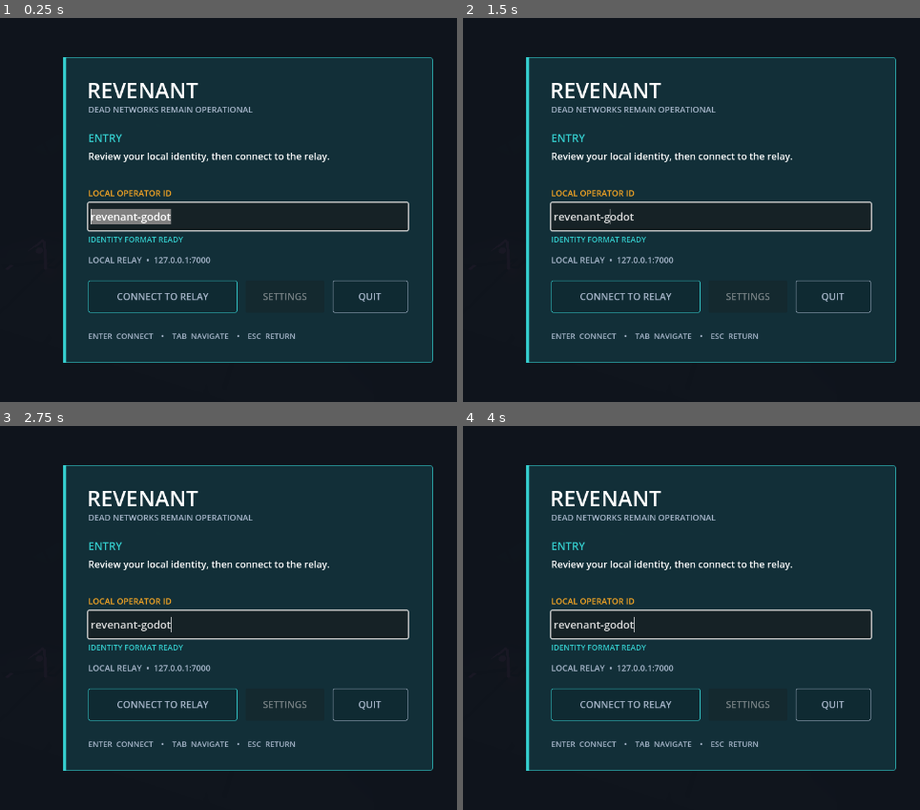
Above: before the commit, frames 1-4 (two rows, left to right).
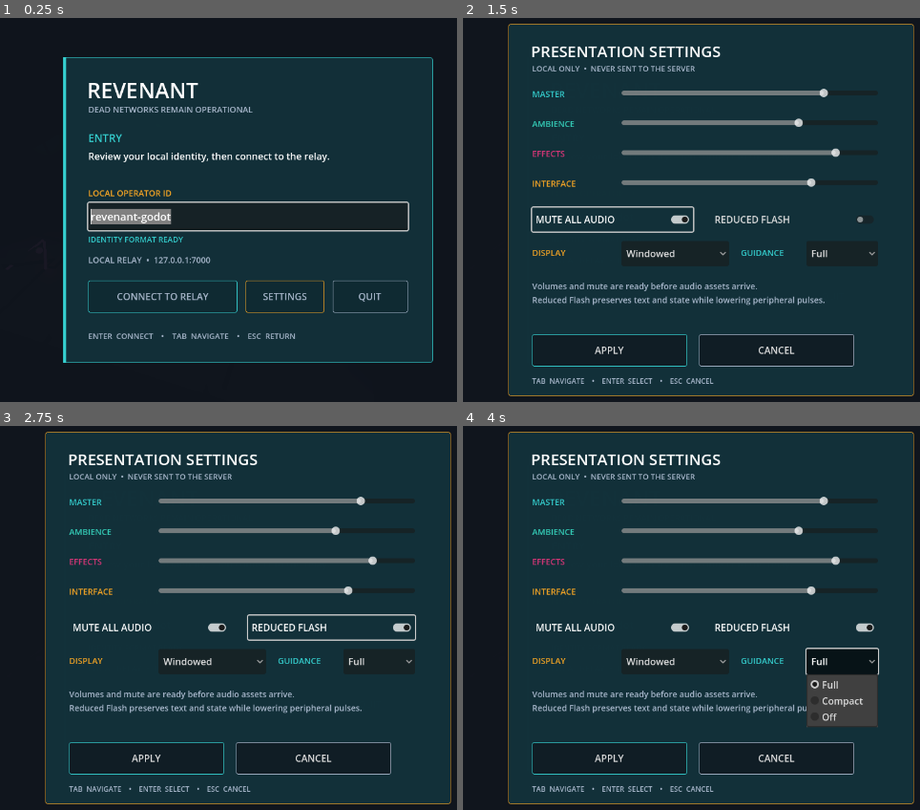
Above: after the commit, the same moments.

Repository: iangama/revenant
Game: Godot game, scene res://main.tscn
Two runs of this game, one before a commit and one after it. Both use one fixed random seed, a clock stepped at 60 frames per second and the inputs below.
Inputs (mouse positions are in pixels of both pictures, inside the frame that each line leads up to):
- Up to frame 1 (0.25 s): no input
- Up to frame 2 (1.5 s): click (746, 298) at 0.5 s, where only the run after the commit has a clickable "SETTINGS"; click (613, 217) at 1.25 s, where only the run after the commit has a clickable "MUTE ALL AUDIO"
- Up to frame 3 (2.75 s): click (333, 625) at 2 s, where only the run after the commit has a clickable "REDUCED FLASH"
- Up to frame 4 (4 s): click (673, 660) at 2.75 s, where only the run after the commit has a clickable "Windowed"; click (842, 660) at 3.5 s, where only the run after the commit has a clickable "Full"

The runs differ from the first frame. In frame 1, 0.2% of the frame differs, in the area x 53-71%, y 68-77%; in frame 2, 32%; in frame 3, 32%; in frame 4, 35%, in the area x 9-99%, y 1-99%.

Commit message:
feat(client): add M22 local presentation settings

Diff:
--- a/client/game/main.gd
+++ b/client/game/main.gd
@@ -12,6 +12,8 @@
 const OPERATOR_HUD_SCENE := preload("res://presentation/hud/operator_hud.tscn")
 const PRESENTATION_POLISH_SCENE := preload("res://presentation/polish/presentation_polish.tscn")
 const ENTRY_SHELL_SCENE := preload("res://presentation/entry/entry_shell.tscn")
+const SETTINGS_PANEL_SCENE := preload("res://presentation/settings/settings_panel.tscn")
+const SETTINGS_STORE := preload("res://presentation/settings/settings_store.gd")
 const M21_CAPTURE_FILENAMES := [
 	"01-relay-hub-overview.png",
 	"02-enemy-telegraphs.png",
@@ -64,11 +66,16 @@
 var _hud_canvas: CanvasLayer
 var _entry_shell: Control
 var _connection_started := false
+var _settings_store: RefCounted
+var _settings := {}
+var _settings_panel: Control
+var _guidance_mode := "Full"
 
 
 func _ready() -> void:
 	_build_playable_scene()
 	_build_entry_shell()
+	_build_settings()
 	if OS.get_environment("REVENANT_VALIDATE_SLICE") == "1":
 		call_deferred("_validate_playable_slice")
 		return
@@ -77,6 +84,13 @@
 
 
 func _input(event: InputEvent) -> void:
+	if event is InputEventKey and event.pressed and not event.echo and event.keycode == KEY_ESCAPE:
+		if _settings_panel != null and _settings_panel.visible:
+			return
+		if _entry_shell != null and not _entry_shell.visible:
+			_open_settings(null)
+			get_viewport().set_input_as_handled()
+			return
 	if event is InputEventKey and event.pressed and not event.echo:
 		if event.physical_keycode in [KEY_W, KEY_A, KEY_S, KEY_D, KEY_UP, KEY_DOWN, KEY_LEFT, KEY_RIGHT]:
 			_append_input_log("KEY %s detected" % event.as_text_physical_keycode())
@@ -788,6 +802,39 @@
 	canvas.add_child(_entry_shell)
 	_entry_shell.call("configure_endpoint", _connection_host(), _connection_port())
 	_entry_shell.connect("connect_requested", _begin_connection)
+	_entry_shell.connect("settings_requested", _open_settings)
+
+
+func _build_settings() -> void:
+	_settings_store = SETTINGS_STORE.new()
+	_settings = _settings_store.call("load_settings")
+	_apply_settings(_settings, false)
+	var canvas := CanvasLayer.new()
+	canvas.name = "Settings"
+	canvas.layer = 20
+	add_child(canvas)
+	_settings_panel = SETTINGS_PANEL_SCENE.instantiate()
+	canvas.add_child(_settings_panel)
+	_settings_panel.connect("settings_applied", _on_settings_applied)
+
+
+func _open_settings(focus_source: Control) -> void:
+	_settings_panel.call("open", _settings, focus_source)
+
+
+func _on_settings_applied(settings: Dictionary) -> void:
+	_apply_settings(settings, true)
+
+
+func _apply_settings(settings: Dictionary, persist: bool) -> void:
+	_settings = _settings_store.call("apply", settings)
+	_guidance_mode = _settings.get("guidance_mode", "Full")
+	if _presentation_polish != null:
+		_presentation_polish.call("set_reduced_flash", _settings.get("reduced_flash", false))
+	if persist:
+		var save_error: Error = _settings_store.call("save_settings", _settings)
+		if save_error != OK:
+			push_warning("Revenant settings could not be saved: %s" % error_string(save_error))
 
 
 func _hud_label(parent: Node, position: Vector2, size: int, color: Color, text: String) -> Label:
@@ -910,7 +957,12 @@
 
 
 func _set_guidance(title: String, instructions: String) -> void:
-	_guidance_label.text = "%s\n\n%s" % [title, instructions]
+	if _guidance_mode == "Compact":
+		_guidance_label.text = title
+	elif _guidance_mode == "Off":
+		_guidance_label.text = title if title in ["WHAT HAPPENED?", "MISSION COMPLETE"] else "GUIDANCE OFF"
+	else:
+		_guidance_label.text = "%s\n\n%s" % [title, instructions]
 
 
 func _append_input_log(message: String) -> void:
@@ -957,8 +1009,100 @@
 		_fail("M22 entry shell does not provide a keyboard-reachable retry state")
 		get_tree().quit(1)
 		return
+	var sanitized_settings: Dictionary = _settings_store.call("sanitize", {
+		"master_volume": 4.0,
+		"ambience_volume": -2.0,
+		"effects_volume": "invalid",
+		"interface_volume": 0.35,
+		"muted": "invalid",
+		"display_mode": "Borderless",
+		"reduced_flash": true,
+		"guidance_mode": "Unknown",
+	})
+	if (
+		sanitized_settings.get("master_volume") != 1.0
+		or sanitized_settings.get("ambience_volume") != 0.0
+		or sanitized_settings.get("effects_volume") != 0.85
+		or sanitized_settings.get("interface_volume") != 0.35
+		or sanitized_settings.get("muted") != false
+		or sanitized_settings.get("display_mode") != "Windowed"
+		or sanitized_settings.get("reduced_flash") != true
+		or sanitized_settings.get("guidance_mode") != "Full"
+	):
+		_fail("M22 settings do not recover deterministic safe defaults")
+		get_tree().quit(1)
+		return
+	var validation_settings_path := "user://m22-settings-validation.cfg"
+	var persisted_candidate := sanitized_settings.duplicate(true)
+	persisted_candidate["guidance_mode"] = "Off"
+	if _settings_store.call("save_settings", persisted_candidate, validation_settings_path) != OK:
+		_fail("M22 settings cannot persist local validated values")
+		get_tree().quit(1)
+		return
+	var persisted_settings: Dictionary = _settings_store.call("load_settings", validation_settings_path)
+	DirAccess.remove_absolute(ProjectSettings.globalize_path(validation_settings_path))
+	if persisted_settings.get("guidance_mode") != "Off" or persisted_settings.get("master_volume") != 1.0:
+		_fail("M22 settings persistence does not round-trip validated values")
+		get_tree().quit(1)
+		return
+	var settings_focus_source: Control = _entry_shell.call("settings_focus_source")
+	_open_settings(settings_focus_source)
+	var settings_capture_path := OS.get_environment("REVENANT_CAPTURE_M22_SETTINGS")
+	if not settings_capture_path.is_empty():
+		await get_tree().process_frame
+		await get_tree().process_frame
+		var settings_capture_error := await _save_review_capture(settings_capture_path)
+		if settings_capture_error != OK:
+			_fail("M22 settings validation capture could not be saved")
+			get_tree().quit(1)
+			return
+	var settings_state: Dictionary = _settings_panel.call("presentation_state")
+	if (
+		not settings_state.get("visible", false)
+		or settings_state.get("slider_count", 0) != 4
+		or not settings_state.get("has_mute", false)
+		or not settings_state.get("has_reduced_flash", false)
+		or settings_state.get("display_options", 0) != 2
+		or settings_state.get("guidance_options", 0) != 3
+		or not settings_state.get("mouse_captured", false)
+		or settings_state.get("focus_owner") != "Apply"
+	):
+		_fail("M22 settings panel is incomplete or not keyboard reachable")
+		get_tree().quit(1)
+		return
+	_settings_panel.call("close_panel")
+	entry_state = _entry_shell.call("presentation_state")
+	if entry_state.get("focus_owner") != "Settings":
+		_fail("M22 settings do not restore focus to their invoking control")
+		get_tree().quit(1)
+		return
 	_entry_shell.call("dismiss")
 	_hud_canvas.visible = true
+	_apply_settings({
+		"master_volume": 0.6,
+		"ambience_volume": 0.5,
+		"effects_volume": 0.7,
+		"interface_volume": 0.4,
+		"muted": true,
+		"display_mode": "Windowed",
+		"reduced_flash": true,
+		"guidance_mode": "Compact",
+	}, false)
+	var audio_state: Dictionary = _settings_store.call("audio_state")
+	var buses: Dictionary = audio_state.get("buses", {})
+	if (
+		not buses.get("Master", {}).get("present", false)
+		or not buses.get("Master", {}).get("muted", false)
+		or not buses.get("Ambience", {}).get("present", false)
+		or not buses.get("Effects", {}).get("present", false)
+		or not buses.get("Interface", {}).get("present", false)
+		or _guidance_mode != "Compact"
+		or not _presentation_polish.call("presentation_state").get("reduced_flash", false)
+	):
+		_fail("M22 local settings do not apply bounded buses and accessibility state")
+		get_tree().quit(1)
+		return
+	_apply_settings(_settings_store.call("defaults"), false)
 	var required_actions := ["move_forward", "move_back", "move_left", "move_right", "attack"]
 	for action in required_actions:
 		if not InputMap.has_action(action):
@@ -1195,6 +1339,7 @@
 	print("M21 presentation polish validated: consistent confirmed feedback and bounded scene budgets are ready")
 	print("M21 presentation captures validated: reproducible overview, telegraph and combat shots are ready")
 	print("M22 entry shell validated: explicit connection, safe identity, focus and retry states are ready")
+	print("M22 settings validated: local persistence, buses, display, guidance and reduced flash are ready")
 	get_tree().quit(0)
 
 
--- a/client/game/presentation/entry/entry_shell.gd
+++ b/client/game/presentation/entry/entry_shell.gd
@@ -1,6 +1,7 @@
 extends Control
 
 signal connect_requested(username: String)
+signal settings_requested(focus_source: Control)
 
 const GRAPHITE := Color("10151d")
 const BLUE_PETROL := Color("12313a")
@@ -90,6 +91,10 @@
 	}
 
 
+func settings_focus_source() -> Control:
+	return _settings_button
+
+
 func _build_shell() -> void:
 	var backdrop := ColorRect.new()
 	backdrop.name = "Backdrop"
@@ -143,8 +148,7 @@
 	_connect_button = _make_button("CONNECT TO RELAY", "Connect", Vector2(42, 374), Vector2(250, 54), CYAN)
 	_connect_button.pressed.connect(_request_connection)
 	_settings_button = _make_button("SETTINGS", "Settings", Vector2(306, 374), Vector2(132, 54), AMBER)
-	_settings_button.disabled = true
-	_settings_button.tooltip_text = "Settings arrive in M22 Block 3."
+	_settings_button.pressed.connect(_request_settings)
 	_quit_button = _make_button("QUIT", "Quit", Vector2(452, 374), Vector2(126, 54), NEUTRAL)
 	_quit_button.pressed.connect(get_tree().quit)
 
@@ -224,3 +228,7 @@
 		_validate_username()
 		return
 	connect_requested.emit(_username.text)
+
+
+func _request_settings() -> void:
+	settings_requested.emit(_settings_button)
--- a/client/game/presentation/polish/presentation_polish.gd
+++ b/client/game/presentation/polish/presentation_polish.gd
@@ -7,6 +7,7 @@
 var _edge_bars: Array[ColorRect] = []
 var _confirmed_damage_cues := 0
 var _completion_cues := 0
+var _reduced_flash := false
 
 
 func _ready() -> void:
@@ -22,6 +23,10 @@
 func play_authoritative_completion() -> void:
 	_completion_cues += 1
 	_pulse_edges(INTACT_CYAN, 0.58, 0.55)
+
+
+func set_reduced_flash(enabled: bool) -> void:
+	_reduced_flash = enabled
 
 
 func scene_budget(root: Node) -> Dictionary:
@@ -45,6 +50,7 @@
 		"completion_cues": _completion_cues,
 		"edge_overlays": _edge_bars.size(),
 		"maximum_screen_coverage": 0.06,
+		"reduced_flash": _reduced_flash,
 	}
 
 
@@ -67,6 +73,9 @@
 
 
 func _pulse_edges(color: Color, peak_alpha: float, duration: float) -> void:
+	if _reduced_flash:
+		peak_alpha = minf(peak_alpha, 0.18)
+		duration = minf(duration, 0.18)
 	for bar in _edge_bars:
 		bar.color = Color(color, peak_alpha)
 		var tween := create_tween()
--- /dev/null
+++ b/client/game/presentation/settings/settings_panel.gd
@@ -0,0 +1,195 @@
+extends Control
+
+signal settings_applied(settings: Dictionary)
+signal closed
+
+const GRAPHITE := Color("10151d")
+const BLUE_PETROL := Color("12313a")
+const CYAN := Color("35d0d0")
+const AMBER := Color("f5a524")
+const NEUTRAL := Color("a9b8cc")
+
+var _settings := {}
+var _focus_return: Control
+var _sliders := {}
+var _mute: CheckButton
+var _reduced_flash: CheckButton
+var _display: OptionButton
+var _guidance: OptionButton
+var _apply_button: Button
+var _cancel_button: Button
+
+
+func _ready() -> void:
+	set_anchors_and_offsets_preset(Control.PRESET_FULL_RECT)
+	mouse_filter = Control.MOUSE_FILTER_STOP
+	_build_panel()
+	visible = false
+
+
+func open(settings: Dictionary, focus_return: Control = null) -> void:
+	_settings = settings.duplicate(true)
+	_focus_return = focus_return
+	_sync_controls()
+	visible = true
+	_apply_button.grab_focus()
+
+
+func close_panel() -> void:
+	visible = false
+	if is_instance_valid(_focus_return):
+		_focus_return.grab_focus()
+	closed.emit()
+
+
+func presentation_state() -> Dictionary:
+	return {
+		"visible": visible,
+		"slider_count": _sliders.size(),
+		"has_mute": _mute != null,
+		"has_reduced_flash": _reduced_flash != null,
+		"display_options": _display.item_count,
+		"guidance_options": _guidance.item_count,
+		"focus_owner": get_viewport().gui_get_focus_owner().name if get_viewport().gui_get_focus_owner() != null else "",
+		"mouse_captured": mouse_filter == Control.MOUSE_FILTER_STOP,
+	}
+
+
+func _unhandled_key_input(event: InputEvent) -> void:
+	if visible and event is InputEventKey and event.pressed and not event.echo and event.keycode == KEY_ESCAPE:
+		get_viewport().set_input_as_handled()
+		close_panel()
+
+
+func _build_panel() -> void:
+	var backdrop := ColorRect.new()
+	backdrop.set_anchors_and_offsets_preset(Control.PRESET_FULL_RECT)
+	backdrop.color = Color(GRAPHITE, 0.88)
+	backdrop.mouse_filter = Control.MOUSE_FILTER_STOP
+	add_child(backdrop)
+
+	var panel := Panel.new()
+	panel.position = Vector2(300, 48)
+	panel.size = Vector2(680, 624)
+	var style := StyleBoxFlat.new()
+	style.bg_color = Color(BLUE_PETROL, 0.98)
+	style.border_color = Color(AMBER, 0.9)
+	style.set_border_width_all(1)
+	style.set_corner_radius_all(4)
+	panel.add_theme_stylebox_override("panel", style)
+	add_child(panel)
+
+	var title := _label(panel, "PRESENTATION SETTINGS", Vector2(38, 28), 26, Color.WHITE)
+	title.name = "SettingsTitle"
+	_label(panel, "LOCAL ONLY  •  NEVER SENT TO THE SERVER", Vector2(40, 66), 13, NEUTRAL)
+
+	var y := 108.0
+	for definition in [
+		["master_volume", "MASTER", CYAN],
+		["ambience_volume", "AMBIENCE", Color("35d0ba")],
+		["effects_volume", "EFFECTS", Color("d93678")],
+		["interface_volume", "INTERFACE", AMBER],
+	]:
+		_label(panel, definition[1], Vector2(40, y), 14, definition[2])
+		var slider := HSlider.new()
+		slider.name = definition[1].to_pascal_case() + "Volume"
+		slider.position = Vector2(190, y - 6)
+		slider.size = Vector2(430, 28)
+		slider.min_value = 0.0
+		slider.max_value = 1.0
+		slider.step = 0.05
+		panel.add_child(slider)
+		_sliders[definition[0]] = slider
+		y += 50.0
+
+	_mute = CheckButton.new()
+	_mute.name = "Mute"
+	_mute.text = "MUTE ALL AUDIO"
+	_mute.position = Vector2(40, 308)
+	_mute.size = Vector2(270, 40)
+	panel.add_child(_mute)
+
+	_reduced_flash = CheckButton.new()
+	_reduced_flash.name = "ReducedFlash"
+	_reduced_flash.text = "REDUCED FLASH"
+	_reduced_flash.position = Vector2(340, 308)
+	_reduced_flash.size = Vector2(280, 40)
+	panel.add_child(_reduced_flash)
+
+	_label(panel, "DISPLAY", Vector2(40, 374), 14, AMBER)
+	_display = OptionButton.new()
+	_display.name = "DisplayMode"
+	_display.position = Vector2(190, 364)
+	_display.size = Vector2(180, 42)
+	_display.add_item("Windowed")
+	_display.add_item("Fullscreen")
+	panel.add_child(_display)
+
+	_label(panel, "GUIDANCE", Vector2(390, 374), 14, CYAN)
+	_guidance = OptionButton.new()
+	_guidance.name = "GuidanceMode"
+	_guidance.position = Vector2(500, 364)
+	_guidance.size = Vector2(120, 42)
+	_guidance.add_item("Full")
+	_guidance.add_item("Compact")
+	_guidance.add_item("Off")
+	panel.add_child(_guidance)
+
+	var note := _label(panel, "Volumes and mute are ready before audio assets arrive.\nReduced Flash preserves text and state while lowering peripheral pulses.", Vector2(40, 430), 14, NEUTRAL)
+	note.size = Vector2(580, 58)
+	note.autowrap_mode = TextServer.AUTOWRAP_WORD_SMART
+
+	_apply_button = _button(panel, "APPLY", "Apply", Vector2(40, 520), Vector2(260, 54), CYAN)
+	_apply_button.pressed.connect(_apply)
+	_cancel_button = _button(panel, "CANCEL", "Cancel", Vector2(320, 520), Vector2(260, 54), NEUTRAL)
+	_cancel_button.pressed.connect(close_panel)
+	_label(panel, "TAB  NAVIGATE    •    ENTER  SELECT    •    ESC  CANCEL", Vector2(40, 590), 12, NEUTRAL)
+
+
+func _sync_controls() -> void:
+	for key in _sliders:
+		_sliders[key].value = _settings.get(key, 0.0)
+	_mute.button_pressed = _settings.get("muted", false)
+	_reduced_flash.button_pressed = _settings.get("reduced_flash", false)
+	_display.select(1 if _settings.get("display_mode") == "Fullscreen" else 0)
+	_guidance.select(["Full", "Compact", "Off"].find(_settings.get("guidance_mode", "Full")))
+
+
+func _apply() -> void:
+	for key in _sliders:
+		_settings[key] = _sliders[key].value
+	_settings["muted"] = _mute.button_pressed
+	_settings["reduced_flash"] = _reduced_flash.button_pressed
+	_settings["display_mode"] = _display.get_item_text(_display.selected)
+	_settings["guidance_mode"] = _guidance.get_item_text(_guidance.selected)
+	settings_applied.emit(_settings.duplicate(true))
+	close_panel()
+
+
+func _label(parent: Node, text: String, position: Vector2, font_size: int, color: Color) -> Label:
+	var label := Label.new()
+	label.text = text
+	label.position = position
+	label.add_theme_font_size_override("font_size", font_size)
+	label.add_theme_color_override("font_color", color)
+	label.mouse_filter = Control.MOUSE_FILTER_IGNORE
+	parent.add_child(label)
+	return label
+
+
+func _button(parent: Node, text: String, name: String, position: Vector2, size: Vector2, accent: Color) -> Button:
+	var button := Button.new()
+	button.text = text
+	button.name = name
+	button.position = position
+	button.size = size
+	button.add_theme_font_size_override("font_size", 16)
+	var normal := StyleBoxFlat.new()
+	normal.bg_color = Color(GRAPHITE, 0.72)
+	normal.border_color = accent
+	normal.set_border_width_all(1)
+	normal.set_corner_radius_all(3)
+	button.add_theme_stylebox_override("normal", normal)
+	button.add_theme_stylebox_override("focus", normal.duplicate())
+	parent.add_child(button)
+	return button
--- /dev/null
+++ b/client/game/presentation/settings/settings_panel.tscn
@@ -0,0 +1,13 @@
+[gd_scene load_steps=2 format=3]
+
+[ext_resource path="res://presentation/settings/settings_panel.gd" type="Script" id="1"]
+
+[node name="SettingsPanel" type="Control"]
+layout_mode = 3
+anchors_preset = 15
+anchor_right = 1.0
+anchor_bottom = 1.0
+grow_horizontal = 2
+grow_vertical = 2
+mouse_filter = 0
+script = ExtResource("1")
--- /dev/null
+++ b/client/game/presentation/settings/settings_store.gd
@@ -0,0 +1,101 @@
+extends RefCounted
+
+const SETTINGS_PATH := "user://revenant-settings.cfg"
+const BUS_NAMES := ["Ambience", "Effects", "Interface"]
+const GUIDANCE_MODES := ["Full", "Compact", "Off"]
+const DISPLAY_MODES := ["Windowed", "Fullscreen"]
+
+
+func defaults() -> Dictionary:
+	return {
+		"master_volume": 0.8,
+		"ambience_volume": 0.7,
+		"effects_volume": 0.85,
+		"interface_volume": 0.75,
+		"muted": false,
+		"display_mode": "Windowed",
+		"reduced_flash": false,
+		"guidance_mode": "Full",
+	}
+
+
+func load_settings(path := SETTINGS_PATH) -> Dictionary:
+	var config := ConfigFile.new()
+	if config.load(path) != OK:
+		return defaults()
+	var candidate := {}
+	for key in defaults():
+		candidate[key] = config.get_value("presentation", key, defaults()[key])
+	return sanitize(candidate)
+
+
+func save_settings(settings: Dictionary, path := SETTINGS_PATH) -> Error:
+	var sanitized := sanitize(settings)
+	var config := ConfigFile.new()
+	for key in sanitized:
+		config.set_value("presentation", key, sanitized[key])
+	return config.save(path)
+
+
+func sanitize(candidate: Dictionary) -> Dictionary:
+	var result := defaults()
+	for key in ["master_volume", "ambience_volume", "effects_volume", "interface_volume"]:
+		var value = candidate.get(key, result[key])
+		if value is float or value is int:
+			result[key] = clampf(float(value), 0.0, 1.0)
+	for key in ["muted", "reduced_flash"]:
+		var value = candidate.get(key, result[key])
+		if value is bool:
+			result[key] = value
+	var display_mode = candidate.get("display_mode", result["display_mode"])
+	if display_mode is String and display_mode in DISPLAY_MODES:
+		result["display_mode"] = display_mode
+	var guidance_mode = candidate.get("guidance_mode", result["guidance_mode"])
+	if guidance_mode is String and guidance_mode in GUIDANCE_MODES:
+		result["guidance_mode"] = guidance_mode
+	return result
+
+
+func apply(settings: Dictionary) -> Dictionary:
+	var sanitized := sanitize(settings)
+	_ensure_audio_buses()
+	_set_bus_volume("Master", sanitized["master_volume"])
+	_set_bus_volume("Ambience", sanitized["ambience_volume"])
+	_set_bus_volume("Effects", sanitized["effects_volume"])
+	_set_bus_volume("Interface", sanitized["interface_volume"])
+	AudioServer.set_bus_mute(AudioServer.get_bus_index("Master"), sanitized["muted"])
+	if DisplayServer.get_name() != "headless":
+		DisplayServer.window_set_mode(
+			DisplayServer.WINDOW_MODE_FULLSCREEN
+			if sanitized["display_mode"] == "Fullscreen"
+			else DisplayServer.WINDOW_MODE_WINDOWED
+		)
+	return sanitized
+
+
+func audio_state() -> Dictionary:
+	var state := {"bus_count": AudioServer.bus_count, "buses": {}}
+	for bus_name in ["Master"] + BUS_NAMES:
+		var index := AudioServer.get_bus_index(bus_name)
+		state["buses"][bus_name] = {
+			"present": index >= 0,
+			"muted": AudioServer.is_bus_mute(index) if index >= 0 else false,
+			"volume": db_to_linear(AudioServer.get_bus_volume_db(index)) if index >= 0 else -1.0,
+		}
+	return state
+
+
+func _ensure_audio_buses() -> void:
+	for bus_name in BUS_NAMES:
+		if AudioServer.get_bus_index(bus_name) >= 0:
+			continue
+		AudioServer.add_bus()
+		var index := AudioServer.bus_count - 1
+		AudioServer.set_bus_name(index, bus_name)
+		AudioServer.set_bus_send(index, "Master")
+
+
+func _set_bus_volume(bus_name: String, linear: float) -> void:
+	var index := AudioServer.get_bus_index(bus_name)
+	if index >= 0:
+		AudioServer.set_bus_volume_db(index, linear_to_db(maxf(linear, 0.0001)))
Not shown, changed: docs/milestones/M22-player-experience-audio-slice.md
Not shown, changed: tests/smoke.sh
